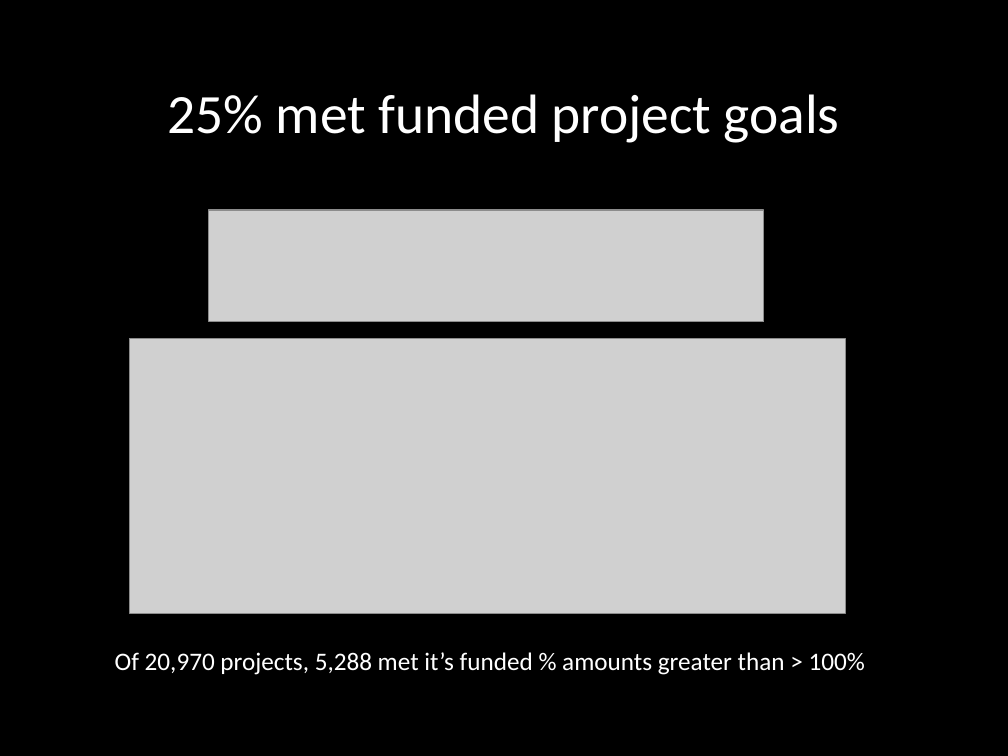
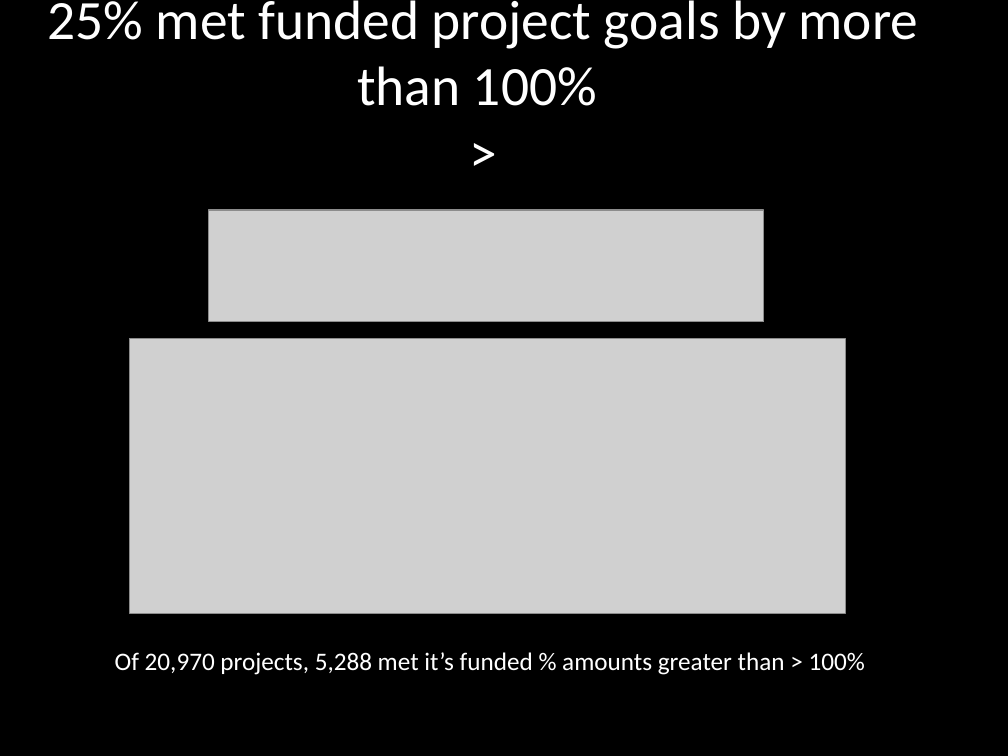
Before and after one commit to kimkxle/DS-SF-42, a slide deck: slide 7 of FinalProject_KimLe/GA_DataScience_FinalProject_KimLe_March2018v2.pptx. Drawn at 1008x756 pixels with LibreOffice and Linux fonts; fonts in the diff are those of the drawing; grey boxes stand for pictures. Boxes give left, top, right and bottom in pixels: in the first picture for what was removed or moved away, otherwise in the second. Text is boxed around its words. In the diff, an @@ line names an element or a change of style, - is before the commit and + after.

```diff
--- a/FinalProject_KimLe/GA_DataScience_FinalProject_KimLe_March2018v2.pptx
+++ b/FinalProject_KimLe/GA_DataScience_FinalProject_KimLe_March2018v2.pptx
@@ title at (48,0,919,106): text changed @@
-25% met funded project goals
+25% met funded project goals by more than 100%
+>
```
Also in this commit, not shown: 1 other slide changed, 2 other files.
